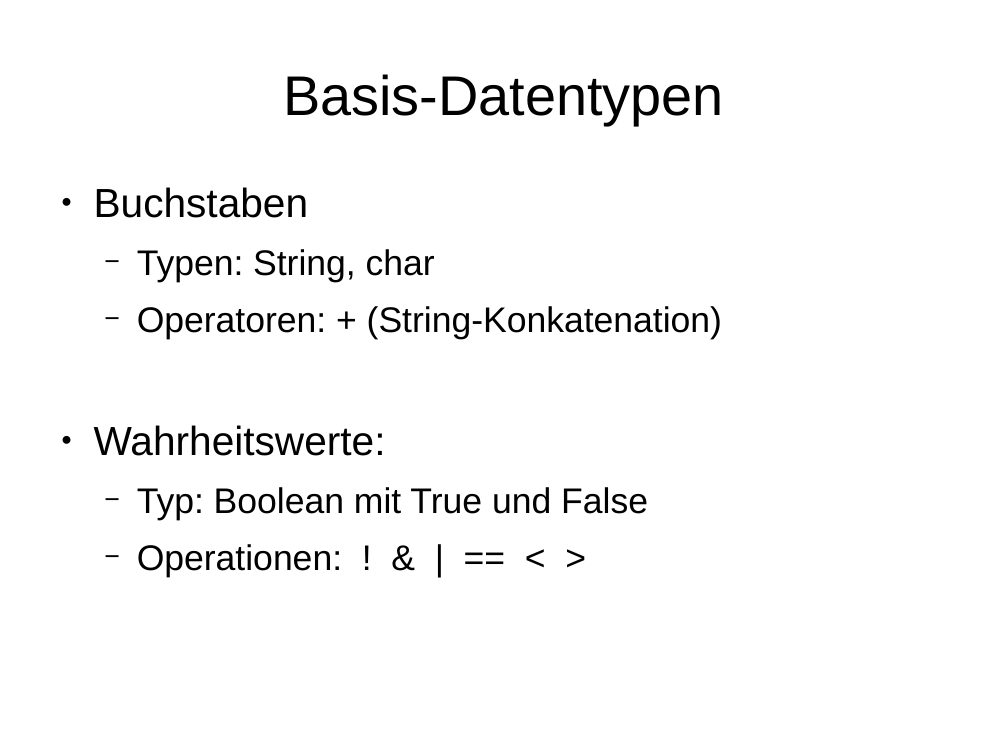
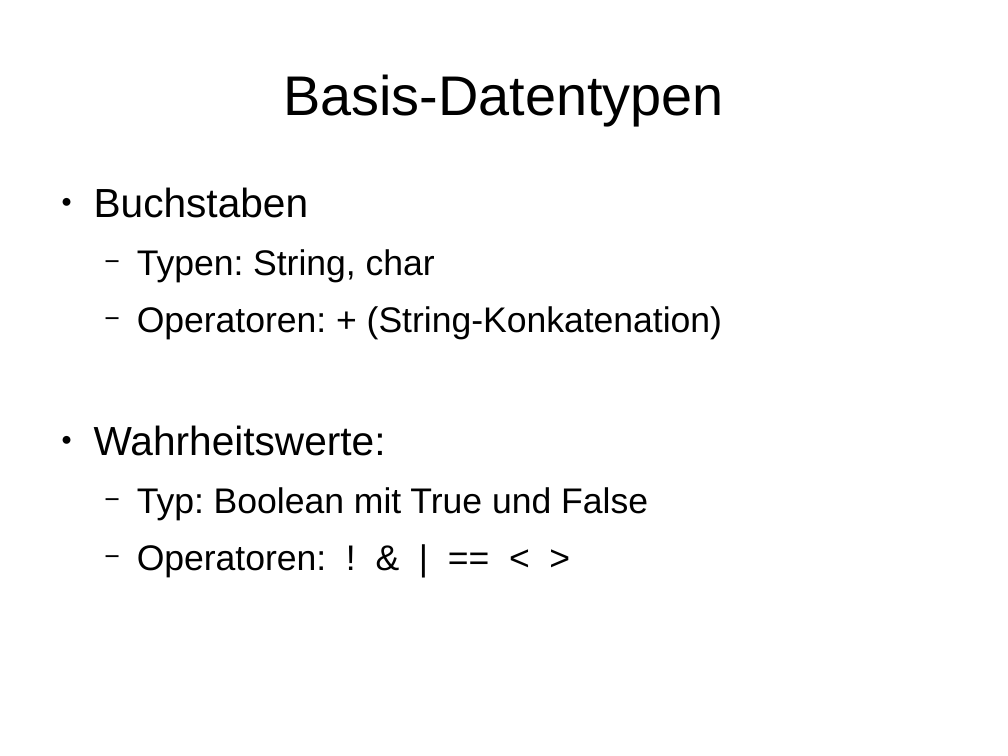
Before and after one commit to mn-io/hello-java, a slide deck: slide 11 of Vorlesung.odp. Drawn at 1008x756 pixels with LibreOffice and Linux fonts; fonts in the diff are those of the drawing. Boxes give left, top, right and bottom in pixels: in the first picture for what was removed or moved away, otherwise in the second. Text is boxed around its words. In the diff, an @@ line names an element or a change of style, - is before the commit and + after.

```diff
--- a/Vorlesung.odp
+++ b/Vorlesung.odp
@@ text at <box>137,545,326,578</box>: text changed @@
-  − Operationen: ! & | == < >
+  − Operatoren: ! & | == < >
```
Also in this commit, not shown: 7 other slides changed, 7 slides added, 3 slides removed, 1 other file.
